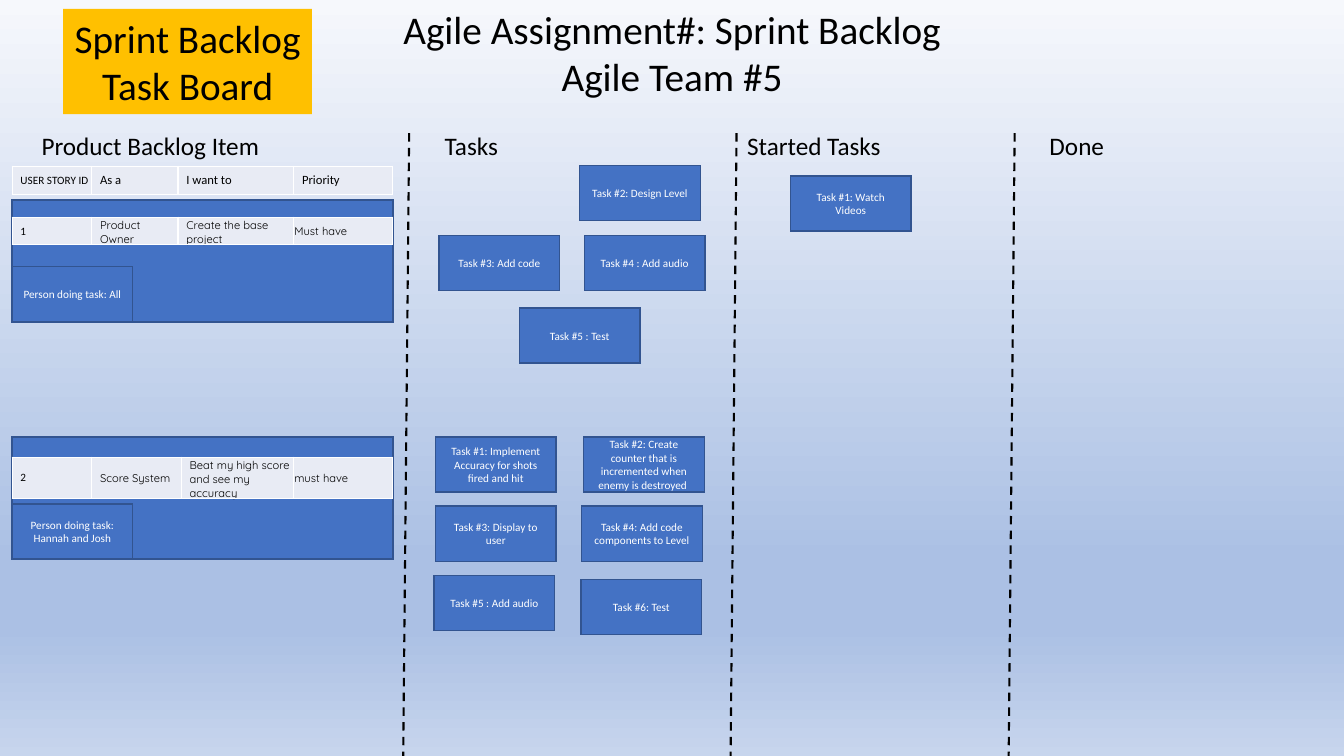
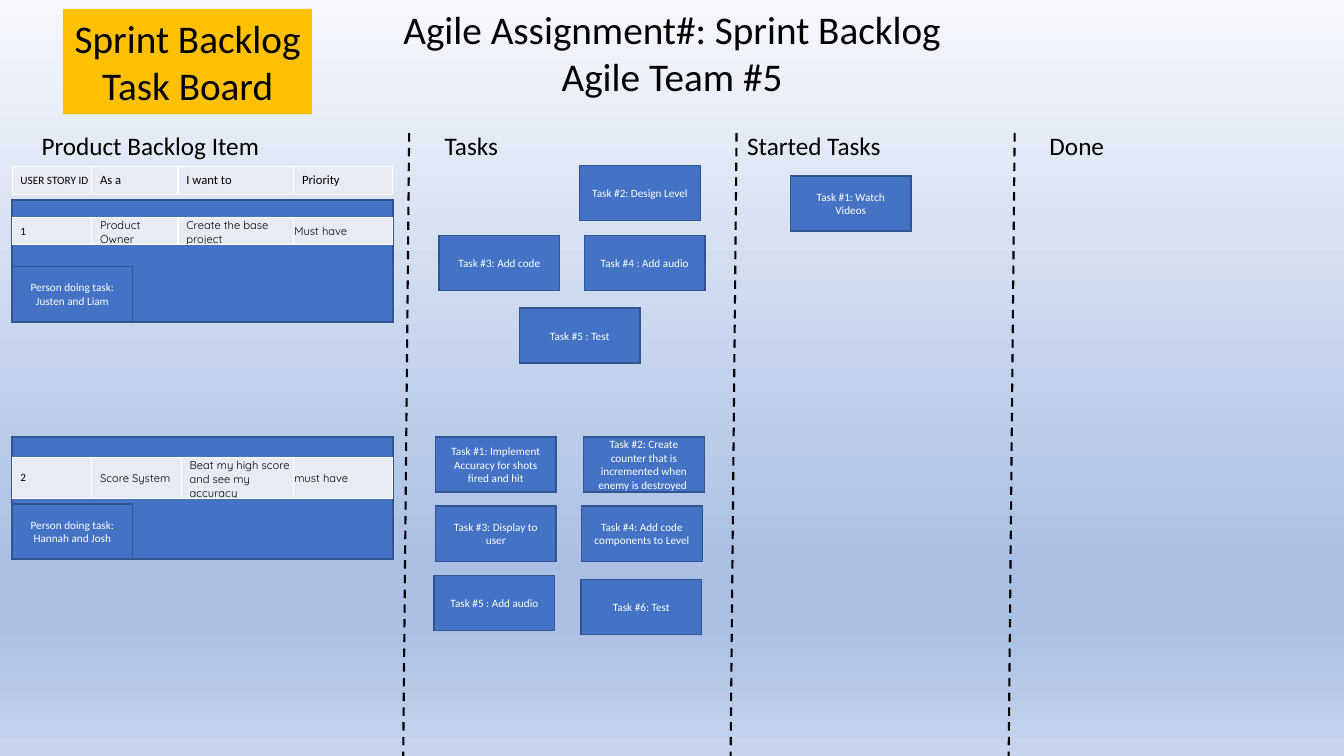
Before and after one commit to CS1CAgile5/Agile-3_Project, a slide deck: slide 1 of sprint_task_board.pptx. Drawn at 1344x756 pixels with LibreOffice and Linux fonts; fonts in the diff are those of the drawing. Boxes give left, top, right and bottom in pixels: in the first picture for what was removed or moved away, otherwise in the second. Text is boxed around its words. In the diff, an @@ line names an element or a change of style, - is before the commit and + after.

Commit message:
Updated Task Board 10/08

```diff
--- a/sprint_task_board.pptx
+++ b/sprint_task_board.pptx
@@ text in rectangle at [31,283,114,305]: text changed @@
-Person doing task: All
+Person doing task: Justen and Liam
```
